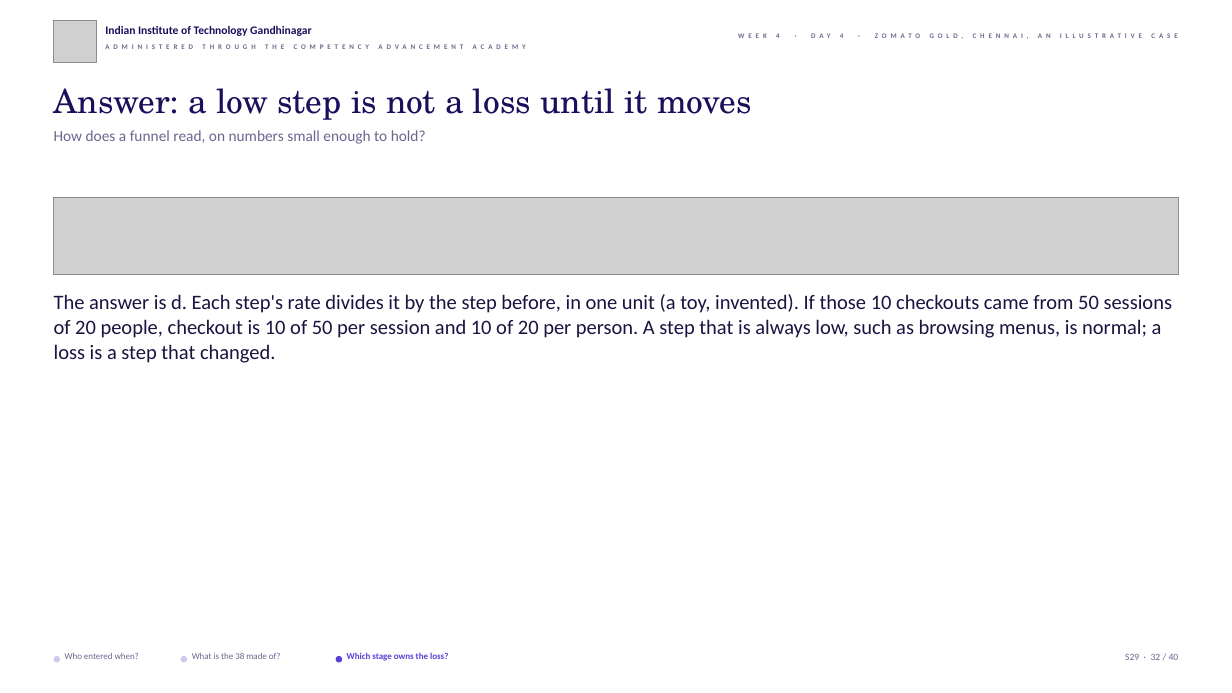
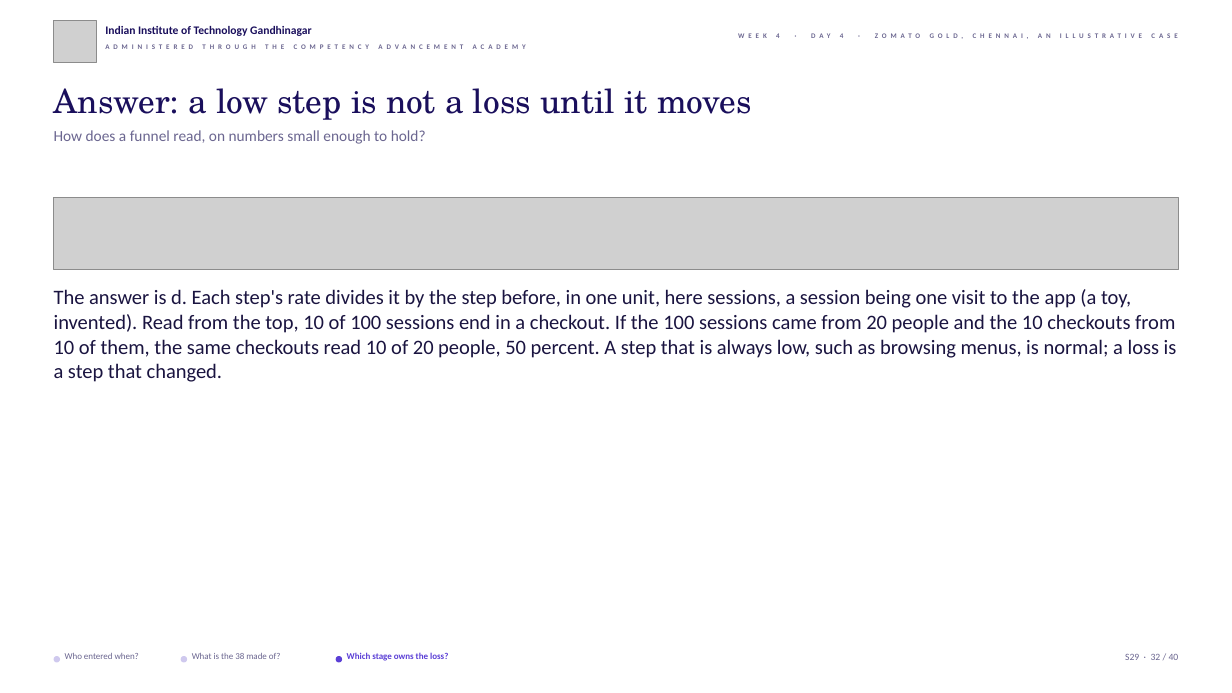
Before and after one commit to fde-academy-lab/c2-content-factory, a slide deck: slide 32 of content/W04/D4/slides/C2_W04_D04_half1_STUDENT.pptx. Drawn at 1232x693 pixels with LibreOffice and Linux fonts; fonts in the diff are those of the drawing; grey boxes stand for pictures; background and template pictures are left out. Boxes give left, top, right and bottom in pixels: in the first picture for what was removed or moved away, otherwise in the second. Text is boxed around its words. In the diff, an @@ line names an element or a change of style, - is before the commit and + after.

```diff
--- a/content/W04/D4/slides/C2_W04_D04_half1_STUDENT.pptx
+++ b/content/W04/D4/slides/C2_W04_D04_half1_STUDENT.pptx
@@ picture: place and size @@
-picture at bbox=[54, 198, 1178, 274]
+picture at bbox=[54, 198, 1178, 270]
@@ text at bbox=[54, 289, 1177, 382]: text changed @@
-The answer is d. Each step's rate divides it by the step before, in one unit (a toy, invented). If those 10 checkouts came from 50 sessions of 20 people, checkout is 10 of 50 per session and 10 of 20 per person. A step that is always low, such as browsing menus, is normal; a loss is a step that changed.
+The answer is d. Each step's rate divides it by the step before, in one unit, here sessions, a session being one visit to the app (a toy, invented). Read from the top, 10 of 100 sessions end in a checkout. If the 100 sessions came from 20 people and the 10 checkouts from 10 of them, the same checkouts read 10 of 20 people, 50 percent. A step that is always low, such as browsing menus, is normal; a loss is a step that changed.
```
Also in this commit, not shown: 23 other slides changed, 5 other files.
